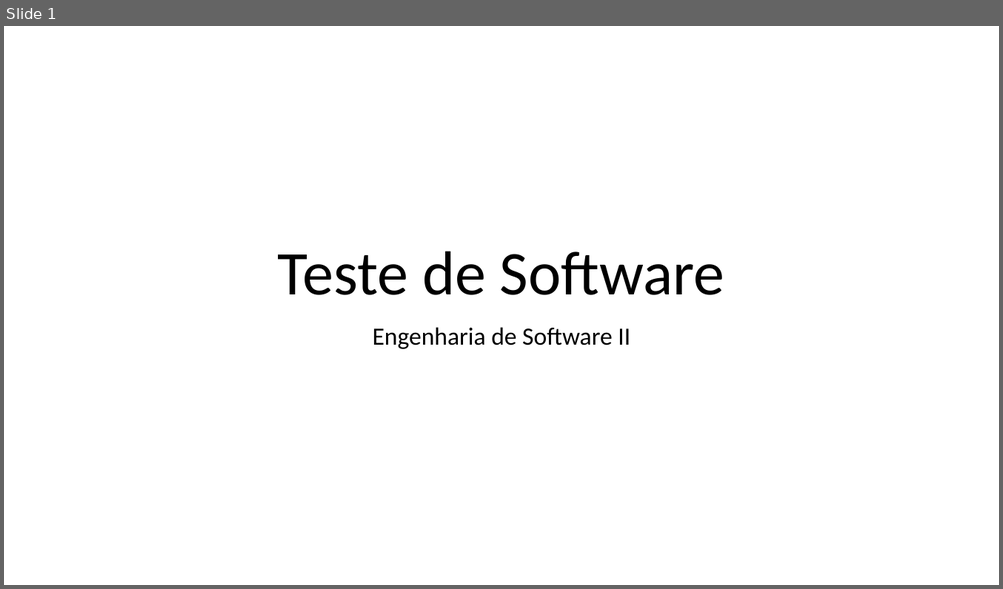
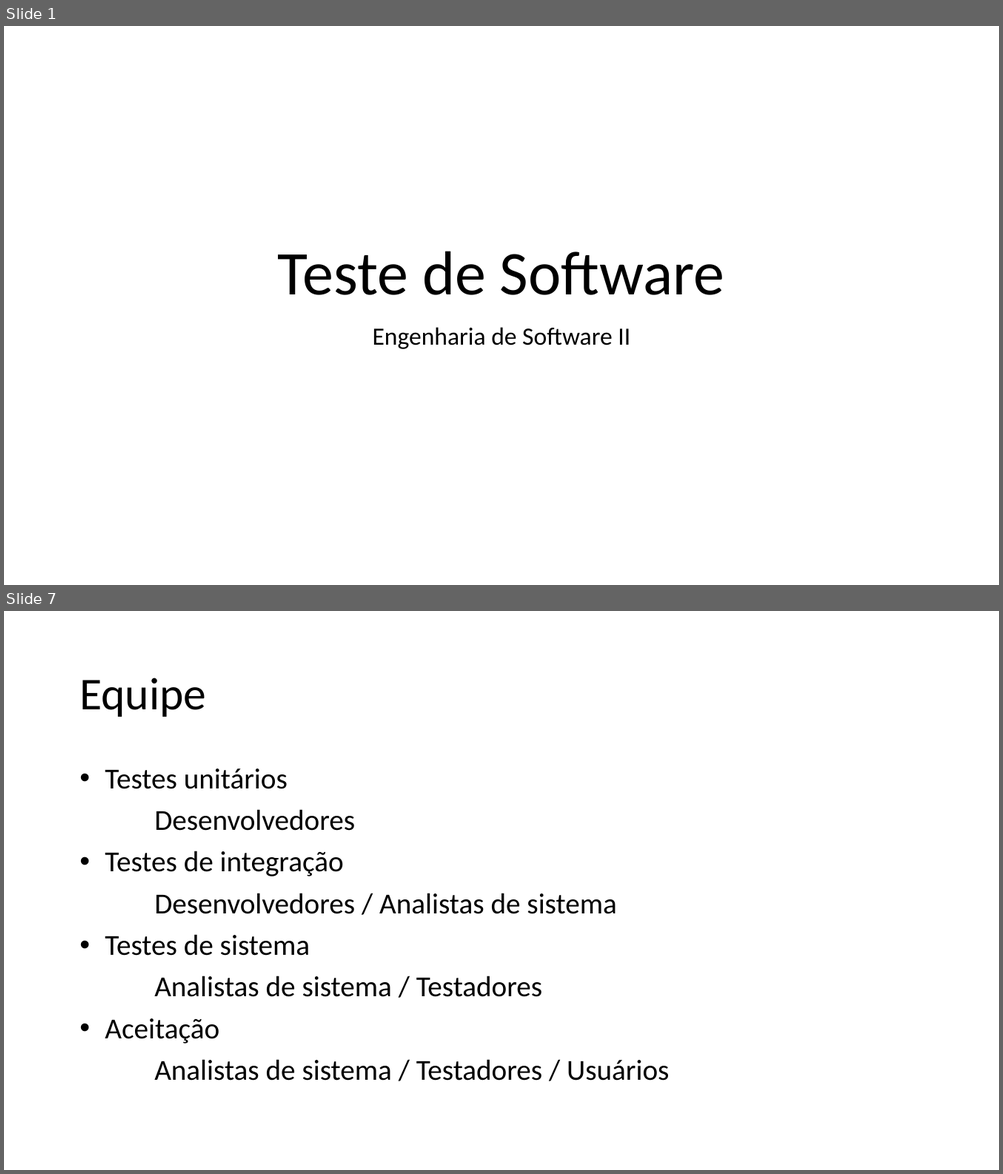
Before and after one commit to fmassaretto/SoftwareTesting, a slide deck: Teste de Software.pptx. Shown one above the other, each under a label of ours: slide 1 before the commit, slides 1 and 7 after it; the slides between them are not shown. The pictures are 1003x589 and 1003x1174 pixels, drawn with LibreOffice and Linux fonts; fonts in the diff are those of the drawing. Boxes give left, top, right and bottom in pixels: in the first picture for what was removed or moved away, otherwise in the second. Text is boxed around its words. In the diff, an @@ line names an element or a change of style, - is before the commit and + after.

Commit message:
Teste de Software.pptx: Montei minha parte dos slides

```diff
--- a/Teste de Software.pptx
+++ b/Teste de Software.pptx
@@ slide 7 added at [4, 611, 999, 1170], background #FFFFFF @@
@@ title added at [79, 678, 206, 717], 44 pt, text #000000 @@
+Equipe
@@ text added at [105, 769, 669, 1081], 28 pt, text #000000 @@
+• Testes unitários
+Desenvolvedores
+• Testes de integração
+Desenvolvedores / Analistas de sistema
+• Testes de sistema
+Analistas de sistema / Testadores
+• Aceitação
+Analistas de sistema / Testadores / Usuários
```
Also in this commit, not shown: 43 other slides added.
